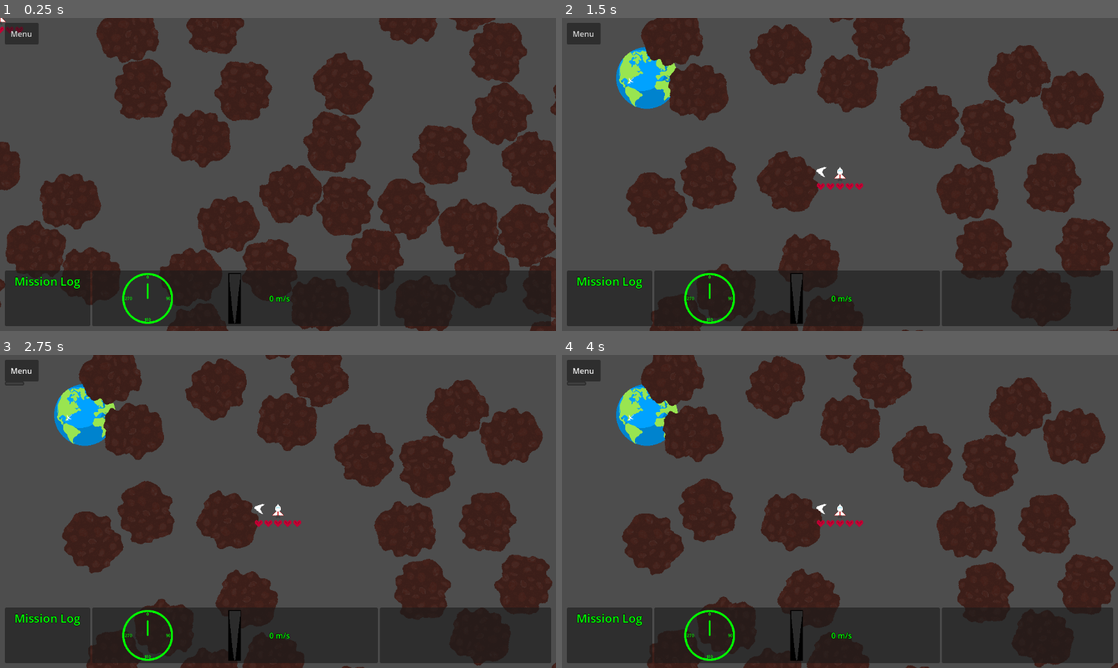
Above: before the commit, frames 1-4 (two rows, left to right).
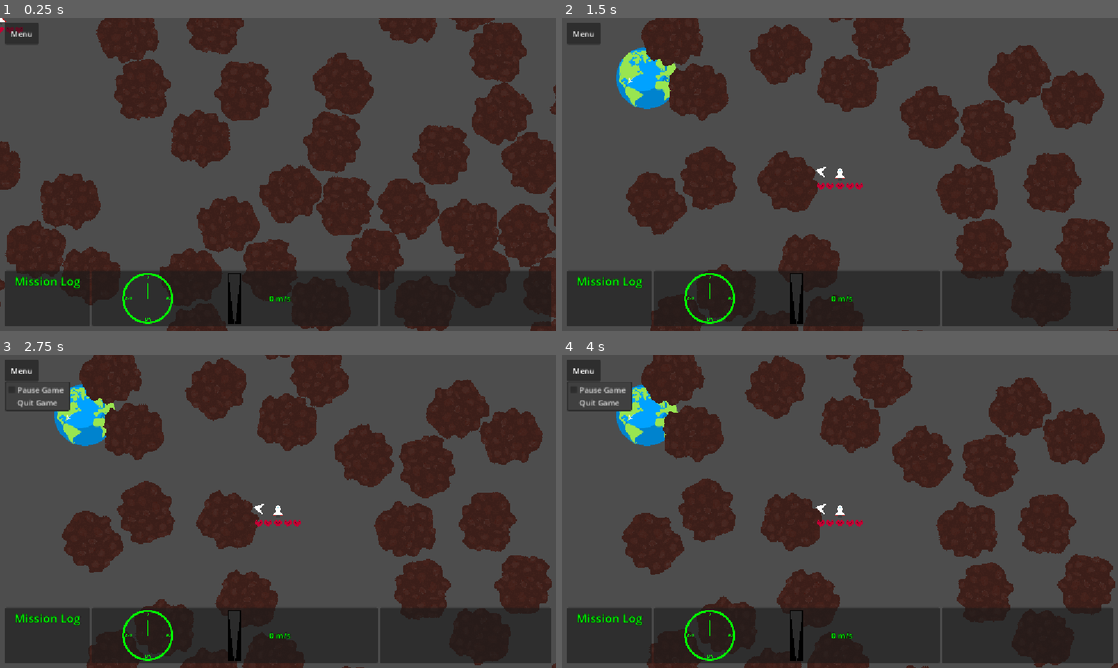
Above: after the commit, the same moments.

Repository: Voidraizer/ludum-dare-59-compo
Game: Godot game, scene res://scenes/game.tscn
Same seed, same stepped clock (60 frames per second), same inputs: the game is played once before the commit and once after it.
Inputs:
- Up to frame 1 (0.25 s): no input
- Up to frame 2 (1.5 s): tap Enter at 0.5 s
- Up to frame 3 (2.75 s): click "Menu" at 2 s
- Up to frame 4 (4 s): no input

The runs differ from the first frame. In frame 1, 1.2% of the frame differs, in the area x 0-100%, y 0-100%; in frame 2, 1.2%; in frame 3, 1.6%; in frame 4, 1.6%.

Commit message:
More UX
Additional theming and better signal usage via signal bubbling.

Functional menu buttons

Diff:
--- a/prefabs/player/health_manager.gd
+++ b/prefabs/player/health_manager.gd
@@ -7,7 +7,7 @@
 var heart_sprites: Array[Sprite2D] = []
 
 signal health_changed(current_health: int)
-signal player_died()
+signal player_died
 
 func _ready() -> void:
     for i in range(max_health):
@@ -19,6 +19,7 @@
     current_health = max(current_health - amount, 0)
     print("Health lost! Current health: ", current_health)
     heart_sprites[current_health].visible = false
-    emit_signal("health_changed", current_health)
+    health_changed.emit(current_health)
+
     if current_health == 0:
-        emit_signal("player_died")
+        player_died.emit()
--- a/prefabs/player/input_handler.gd
+++ b/prefabs/player/input_handler.gd
@@ -9,7 +9,7 @@
 var rotation_speed: float = 0.0
 
 
-signal input_processed_raw(key_name: String, keycode: Key)
+# signal input_processed_raw(key_name: String, keycode: Key)
 signal input_key_pressed(key_name: String, keycode: Key)
 signal input_key_released(key_name: String, keycode: Key)
 signal new_velocity(velocity: Vector2)
@@ -27,7 +27,7 @@
                 "processed": false
             })
 
-            emit_signal("input_key_pressed", Globals.get_key_name(event.keycode, false), event.keycode)
+            input_key_pressed.emit(Globals.get_key_name(event.keycode, false), event.keycode)
 
         elif not event.pressed and not event.echo:
             if key_press_queue.has(event.keycode) and key_press_queue[event.keycode].size() > 0:
@@ -36,11 +36,11 @@
                 if last_press["duration"] == 0: # If the key was released before the input delay, process it immediately
                     last_press["duration"] = Time.get_ticks_msec() - last_press["start_time"]
 
-                emit_signal("input_key_released", Globals.get_key_name(event.keycode, false), event.keycode)
+                input_key_released.emit(Globals.get_key_name(event.keycode, false), event.keycode)
 
             # Emit the raw signal for anything that cares
-            var letter = Globals.get_key_name(event.keycode, event.shift_pressed)
-            emit_signal("input_processed_raw", letter, event.keycode)
+            # var letter = Globals.get_key_name(event.keycode, event.shift_pressed)
+            # input_processed_raw.emit(letter, event.keycode)
 
 
 func _process(_delta: float) -> void:
@@ -106,5 +106,5 @@
     # Debugging: Log velocity and rotation speed
     # if Globals.debug:
     #     print("Changes in Velocity: ", velocity, " Rotation Speed: ", rotation_speed)
-    emit_signal("new_velocity", velocity)
-    emit_signal("new_rotation_speed", rotation_speed)
+    new_velocity.emit(velocity)
+    new_rotation_speed.emit(rotation_speed)
--- a/prefabs/player/player.gd
+++ b/prefabs/player/player.gd
@@ -46,7 +46,7 @@
         processed_rotation_update = 0.0
         _on_asteroid_collision(collision)
 
-    emit_signal("update_flight_metrics", global_position, velocity, max_speed, rotation, processed_rotation_update)
+    update_flight_metrics.emit(global_position, velocity, max_speed, rotation, processed_rotation_update)
 
 
 func _on_new_velocity(new_velocity: Vector2) -> void:
--- a/prefabs/player/player.tscn
+++ b/prefabs/player/player.tscn
@@ -12,7 +12,7 @@
 [node name="Player" type="CharacterBody2D" unique_id=1725504186]
 collision_mask = 6
 script = ExtResource("1_sxsrd")
-max_speed = 1.5
+max_speed = 3.0
 
 [node name="Health" type="Node2D" parent="." unique_id=379242403]
 script = ExtResource("2_wv1mm")
--- a/project.godot
+++ b/project.godot
@@ -21,7 +21,7 @@
 
 [display]
 
-window/stretch/mode="viewport"
+window/stretch/mode="canvas_items"
 
 [global_group]
 
--- a/scenes/earth_follow_cam.gd
+++ b/scenes/earth_follow_cam.gd
@@ -14,7 +14,7 @@
     if player:
         # Follow the player camera's position
         global_position = player.global_position + earth_offset
-        emit_signal("earth_signal_origin_moved", $SignalOrigin.global_position)
+        earth_signal_origin_moved.emit($SignalOrigin.global_position)
 
 
 func set_player(player_node: CharacterBody2D) -> void:
--- a/scenes/game_manager.gd
+++ b/scenes/game_manager.gd
@@ -31,6 +31,8 @@
     input_handler = player.get_node("InputHandler")
 
     # Connect signals
+    main_ui.pause_requested.connect(_on_pause_requested)
+    main_ui.quit_requested.connect(_on_quit_requested)
     input_handler.input_key_pressed.connect(main_ui._on_input_key_pressed)
     input_handler.input_key_pressed.connect(_on_input_key_pressed)
     player.update_flight_metrics.connect(main_ui._on_update_flight_metrics)
@@ -41,6 +43,14 @@
 
     if not Globals.debug:
         _load_level()
+
+
+func _on_pause_requested() -> void:
+    get_tree().paused = not get_tree().paused
+
+
+func _on_quit_requested() -> void:
+    get_tree().quit()
 
 
 func _load_level() -> void:
@@ -133,11 +143,13 @@
 func _on_player_won(body: Node) -> void:
     if body.name == "Player":
         var game_over_label = main_ui.get_node("MarginContainer/VBoxContainer/CenterContainer/EndGameLabel") as Label
+        game_over_label.theme_type_variation = "_YouWinLabel"
         game_over_label.text = "YOU WIN"
         game_over_label.visible = true
 
 
 func _on_player_lost() -> void:
     var game_over_label = main_ui.get_node("MarginContainer/VBoxContainer/CenterContainer/EndGameLabel") as Label
+    game_over_label.theme_type_variation = "_YouLoseLabel"
     game_over_label.text = "GAME OVER"
     game_over_label.visible = true
--- a/ui/main_ui.tscn
+++ b/ui/main_ui.tscn
@@ -4,6 +4,7 @@
 [ext_resource type="PackedScene" uid="uid://djxfk8w58j506" path="res://prefabs/ui/input_label.tscn" id="2_3lvfr"]
 [ext_resource type="Script" uid="uid://h5aadoo5svc5" path="res://ui/auto_scroll_to_bottom.gd" id="3_186kx"]
 [ext_resource type="Texture2D" uid="uid://dv3c628dijtak" path="res://prefabs/ui/speedometer_spritesheed.png" id="3_hlo7n"]
+[ext_resource type="Script" uid="uid://bldv0bpg4ikg4" path="res://ui/menu_button.gd" id="3_ti1yg"]
 [ext_resource type="Texture2D" uid="uid://bufhi3mmuy6pc" path="res://prefabs/ui/heading_indicator_outline.png" id="3_x3h8h"]
 [ext_resource type="Texture2D" uid="uid://djwv0cla74thq" path="res://prefabs/ui/heading_indicator_line.png" id="4_qry5k"]
 
@@ -12,6 +13,7 @@
 region = Rect2(0, 0, 50, 200)
 
 [node name="MainUi" type="CanvasLayer" unique_id=872098866]
+process_mode = 3
 script = ExtResource("1_v5qxn")
 input_label_prefab = ExtResource("2_3lvfr")
 
@@ -37,8 +39,10 @@
 size_flags_stretch_ratio = 0.4
 
 [node name="MenuButton" type="MenuButton" parent="MarginContainer/VBoxContainer/PanelContainer" unique_id=332812065]
+unique_name_in_owner = true
 layout_mode = 2
 text = "Menu"
+script = ExtResource("3_ti1yg")
 
 [node name="CenterContainer" type="CenterContainer" parent="MarginContainer/VBoxContainer" unique_id=687683111]
 layout_mode = 2
@@ -48,8 +52,9 @@
 [node name="EndGameLabel" type="Label" parent="MarginContainer/VBoxContainer/CenterContainer" unique_id=526831287]
 visible = false
 layout_mode = 2
+theme_type_variation = &"_YouWinLabel"
 theme_override_font_sizes/font_size = 120
-text = "YOU WIN"
+text = "Game Over"
 horizontal_alignment = 1
 vertical_alignment = 1
 uppercase = true
--- a/ui/main_ui_handler.gd
+++ b/ui/main_ui_handler.gd
@@ -10,15 +10,29 @@
 @onready var speedometer_text = %SpeedometerText
 
 
+signal pause_requested
+signal quit_requested
+
 # Called when the node enters the scene tree for the first time.
-# func _ready() -> void:
-#     pass
+func _ready() -> void:
+    # Connect signals
+    var menu_button = %MenuButton
+    menu_button.pause_game_pressed.connect(_on_pause_pressed)
+    menu_button.quit_game_pressed.connect(_on_quit_pressed)
 
 
 # Called every frame. 'delta' is the elapsed time since the previous frame.
 func _process(_delta: float) -> void:
     heading_line.pivot_offset = Vector2(heading_line.size.x / 2, heading_line.size.y / 2)
     velocity_line.pivot_offset = Vector2(velocity_line.size.x / 2, velocity_line.size.y / 2)
+
+
+func _on_pause_pressed() -> void:
+    pause_requested.emit()
+
+
+func _on_quit_pressed() -> void:
+    quit_requested.emit()
 
 
 func _on_input_key_pressed(key_name: String, keycode: Key) -> void:
--- /dev/null
+++ b/ui/menu_button.gd
@@ -0,0 +1,20 @@
+extends MenuButton
+
+
+signal pause_game_pressed
+signal quit_game_pressed
+
+# Called when the node enters the scene tree for the first time.
+func _ready() -> void:
+    get_popup().add_check_item("Pause Game", 0)
+    get_popup().add_item("Quit Game", 1)
+    get_popup().id_pressed.connect(_on_item_pressed)
+
+
+func _on_item_pressed(id: int) -> void:
+    match id:
+        0:
+            get_popup().set_item_checked(0, !get_popup().is_item_checked(0))
+            pause_game_pressed.emit()
+        1:
+            quit_game_pressed.emit()
--- a/ui/my_main_theme.tres
+++ b/ui/my_main_theme.tres
@@ -12,3 +12,7 @@
 _MissionHeaderLabel/font_sizes/font_size = 24
 _MissionLogLabel/base_type = &"Label"
 _MissionLogLabel/font_sizes/font_size = 10
+_YouLoseLabel/base_type = &"Label"
+_YouLoseLabel/colors/font_color = Color(1, 0, 0, 1)
+_YouWinLabel/base_type = &"Label"
+_YouWinLabel/colors/font_color = Color(0, 1, 1, 1)
Not shown, added: ui/menu_button.gd.uid
